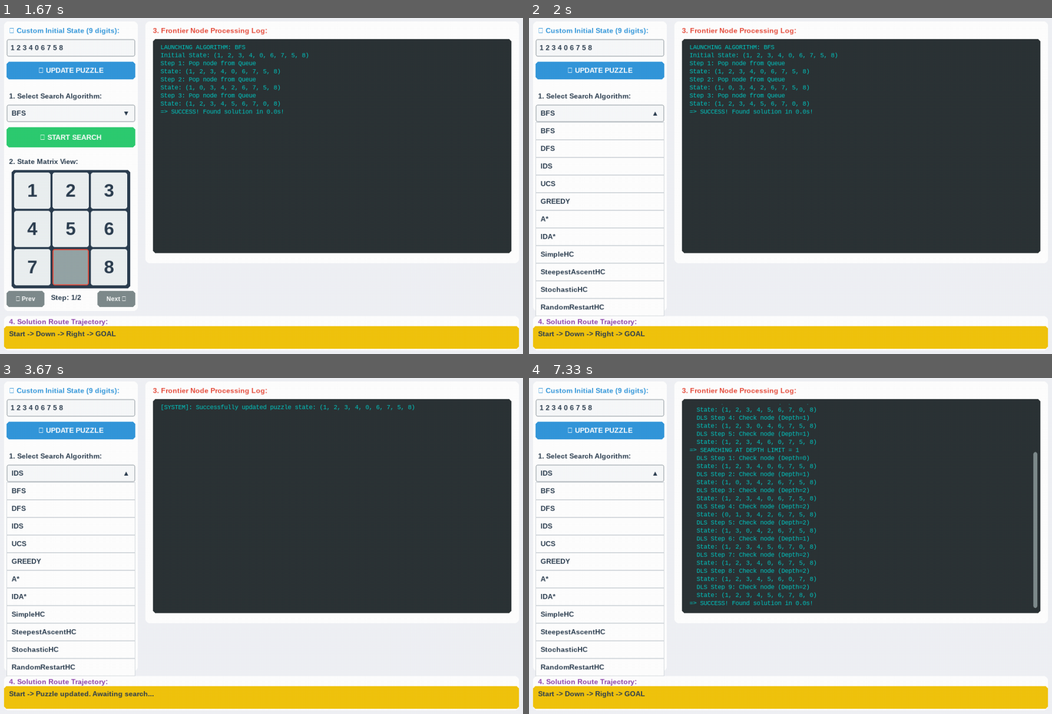
Above: before the commit, frames 1-4 (two rows, left to right).
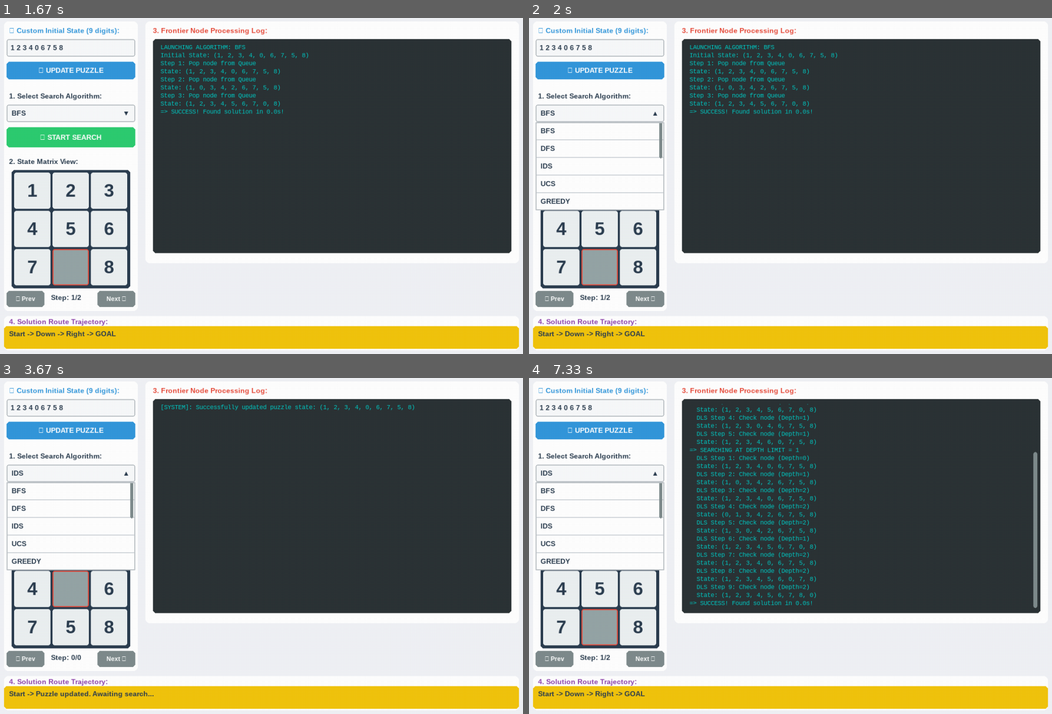
Above: after the commit, the same moments.

Repository: tenzitee029/8-Puzzles-Game
Game: pygame game, started from main.py
The game is run twice, just before and just after one commit, with the same random seed, the same clock (stepped at 60 frames per second) and the same inputs.
Inputs (mouse positions are in pixels of both pictures, inside the frame that each line leads up to):
- Up to frame 1 (1.67 s): press the mouse at (73, 138) at 0.37 s; move the mouse to (172, 212) at 0.47 s; release the mouse at (277, 286) at 0.6 s; press the mouse at (73, 71) at 0.7 s; move the mouse to (183, 162) at 0.8 s; release the mouse at (303, 256) at 0.93 s; press the mouse at (73, 138) at 1.03 s; move the mouse to (109, 132) at 1.13 s; release the mouse at (151, 128) at 1.27 s; press the mouse at (115, 300) at 1.37 s; move the mouse to (183, 303) at 1.47 s; release the mouse at (251, 310) at 1.6 s
- Up to frame 2 (2 s): click "BFS" at 1.72 s
- Up to frame 3 (3.67 s): press the mouse at (73, 525) at 2.03 s; move the mouse to (183, 599) at 2.13 s; release the mouse at (298, 673) at 2.27 s; click "⚡ START SEARCH" at 2.38 s; press the mouse at (507, 529) at 2.7 s; move the mouse to (407, 512) at 2.8 s; release the mouse at (313, 495) at 2.93 s; press the mouse at (73, 431) at 3.03 s; move the mouse to (88, 488) at 3.13 s; release the mouse at (104, 549) at 3.27 s; press the mouse at (73, 472) at 3.37 s; move the mouse to (120, 562) at 3.47 s; release the mouse at (172, 653) at 3.6 s
- Up to frame 4 (7.33 s): press the mouse at (1036, 495) at 3.7 s; move the mouse to (942, 546) at 3.8 s; release the mouse at (853, 593) at 3.93 s; press the mouse at (602, 408) at 4.03 s; move the mouse to (623, 421) at 4.13 s; release the mouse at (644, 435) at 4.27 s; press the mouse at (602, 498) at 4.37 s; move the mouse to (785, 458) at 4.47 s; release the mouse at (968, 421) at 4.6 s; click (591, 431) at 4.72 s; press the mouse at (602, 472) at 5.03 s; move the mouse to (774, 492) at 5.13 s; release the mouse at (947, 509) at 5.27 s; press the mouse at (549, 703) at 5.37 s; move the mouse to (607, 586) at 5.47 s; release the mouse at (670, 468) at 5.6 s; press the mouse at (602, 408) at 5.7 s; move the mouse to (617, 472) at 5.8 s; release the mouse at (633, 535) at 5.93 s; press the mouse at (602, 431) at 6.03 s; move the mouse to (664, 505) at 6.13 s; release the mouse at (732, 582) at 6.27 s; press the mouse at (602, 498) at 6.37 s; move the mouse to (617, 525) at 6.47 s; release the mouse at (633, 552) at 6.6 s; press the mouse at (644, 660) at 6.7 s; move the mouse to (774, 606) at 6.8 s; release the mouse at (900, 556) at 6.93 s; press the mouse at (602, 472) at 7.03 s; move the mouse to (633, 559) at 7.13 s; release the mouse at (670, 646) at 7.27 s

Frame 1 is identical in both runs. In frame 2, 3.4% of the frame differs, in the area x 1-26%, y 30-89%; in frame 3, 3.4%; in frame 4, 3.4%.

Commit message:
Sửa lại giao diện chọn thuật toán
Thêm thanh cuộn và giới hạn số thuật toán hiển thị trên box

Diff:
--- a/ui/components.py
+++ b/ui/components.py
@@ -57,7 +57,23 @@
         self.is_open = False
         self.hovered_index = -1
 
-    def draw(self, screen):
+        # Cấu hình giới hạn cuộn hiển thị tối đa 5 mục
+        self.max_visible_items = 5
+        self.item_height = height
+        self.dropdown_max_height = self.max_visible_items * self.item_height
+
+        self.scroll_y = 0
+        self.max_scroll_y = max(0, (len(self.options) - self.max_visible_items) * self.item_height)
+
+        # Cấu hình thanh trượt bên trong danh sách xổ xuống
+        self.scrollbar_width = 6
+        self.is_dragging = False
+        self.drag_start_y = 0
+        self.scroll_start_y = 0
+        self.scrollbar_rect = pygame.Rect(0, 0, 0, 0)
+
+    def draw(self, screen):
+        # 1. Vẽ hộp hiển thị lựa chọn hiện tại đang đóng/mở
         pygame.draw.rect(screen, (248, 249, 250), self.rect, border_radius=4)
         pygame.draw.rect(screen, (189, 195, 199), self.rect, width=2, border_radius=4)
 
@@ -67,35 +83,114 @@
         arrow_surf = self.font.render("▼" if not self.is_open else "▲", True, config.COLOR_TEXT_DARK)
         screen.blit(arrow_surf, (self.rect.right - 25, self.rect.y + (self.rect.height - arrow_surf.get_height())//2))
 
+        # 2. Nếu đang mở, tiến hành vẽ danh sách con giới hạn chiều cao bằng Sub-surface
         if self.is_open:
+            actual_items_height = len(self.options) * self.item_height
+            view_height = min(actual_items_height, self.dropdown_max_height)
+
+            # Định vị khu vực dropdown bao quanh
+            dropdown_rect = pygame.Rect(self.rect.x, self.rect.bottom, self.rect.width, view_height)
+
+            # Khởi tạo mặt nạ phụ cắt vùng tràn (Clip Surface)
+            clip_surface = pygame.Surface((self.rect.width, view_height), pygame.SRCALPHA)
+            pygame.draw.rect(clip_surface, config.COLOR_CARD, (0, 0, self.rect.width, view_height))
+
+            # Tính toán vị trí chuột tương đối để xử lý Hover khi có dịch chuyển cuộn trục Y
+            mouse_pos = pygame.mouse.get_pos()
+            relative_mouse_y = mouse_pos[1] - self.rect.bottom + self.scroll_y
+
+            self.hovered_index = -1
+            if dropdown_rect.collidepoint(mouse_pos) and not self.is_dragging:
+                self.hovered_index = int(relative_mouse_y // self.item_height)
+                if self.hovered_index >= len(self.options) or self.hovered_index < 0:
+                    self.hovered_index = -1
+
+            # Vẽ danh sách các mục thuật toán lên Surface con
             for i, option in enumerate(self.options):
-                item_rect = pygame.Rect(self.rect.x, self.rect.bottom + i * self.rect.height, self.rect.width, self.rect.height)
-                bg_color = (220, 225, 230) if i == self.hovered_index else config.COLOR_CARD
-                pygame.draw.rect(screen, bg_color, item_rect)
-                pygame.draw.rect(screen, (210, 215, 220), item_rect, width=1)
-
+                item_y_pos = i * self.item_height - self.scroll_y
+                item_rect = pygame.Rect(0, item_y_pos, self.rect.width, self.item_height)
+
+                # Đổ màu nền nếu đang di chuột qua mục đó
+                if i == self.hovered_index:
+                    pygame.draw.rect(clip_surface, (220, 225, 230), item_rect)
+
+                pygame.draw.rect(clip_surface, (210, 215, 220), item_rect, width=1)
                 opt_surf = self.font.render(option, True, config.COLOR_TEXT_DARK)
-                screen.blit(opt_surf, (item_rect.x + 10, item_rect.y + (item_rect.height - opt_surf.get_height())//2))
+                clip_surface.blit(opt_surf, (10, item_y_pos + (self.item_height - opt_surf.get_height())//2))
+
+            # 3. Tính toán và vẽ cục kéo trượt (Scrollbar) nếu tổng số lượng vượt quá 5 mục
+            if self.max_scroll_y > 0:
+                ratio = view_height / actual_items_height
+                scrollbar_height = max(int(view_height * ratio), 20)
+
+                scroll_percent = self.scroll_y / self.max_scroll_y
+                available_track = view_height - scrollbar_height
+                scrollbar_y_pos = available_track * scroll_percent
+
+                # Định dạng vùng nhận diện nút kéo trượt thực tế trên màn hình chính
+                self.scrollbar_rect = pygame.Rect(
+                    self.rect.right - self.scrollbar_width - 4,
+                    self.rect.bottom + scrollbar_y_pos,
+                    self.scrollbar_width,
+                    scrollbar_height
+                )
+
+                # Vẽ thanh trượt đè lên trên bề mặt danh sách xổ xuống
+                pygame.draw.rect(clip_surface, (127, 140, 141), (self.rect.width - self.scrollbar_width - 4, scrollbar_y_pos, self.scrollbar_width, scrollbar_height), border_radius=3)
+
+            # Đẩy toàn bộ dropdown lên màn hình
+            screen.blit(clip_surface, (self.rect.x, self.rect.bottom))
+            pygame.draw.rect(screen, (189, 195, 199), dropdown_rect, width=2, border_radius=2)
 
     def handle_event(self, event):
         mouse_pos = pygame.mouse.get_pos()
-        if event.type == pygame.MOUSEMOTION:
-            if self.is_open:
-                self.hovered_index = -1
-                for i in range(len(self.options)):
-                    item_rect = pygame.Rect(self.rect.x, self.rect.bottom + i * self.rect.height, self.rect.width, self.rect.height)
-                    if item_rect.collidepoint(mouse_pos):
-                        self.hovered_index = i
-                        break
-        elif event.type == pygame.MOUSEBUTTONDOWN and event.button == 1:
+        actual_items_height = len(self.options) * self.item_height
+        view_height = min(actual_items_height, self.dropdown_max_height)
+        dropdown_rect = pygame.Rect(self.rect.x, self.rect.bottom, self.rect.width, view_height)
+
+        # Bắt sự kiện kéo chuột trên thanh cuộn của ComboBox
+        if self.is_open and self.max_scroll_y > 0:
+            if event.type == pygame.MOUSEBUTTONDOWN and event.button == 1:
+                if self.scrollbar_rect.collidepoint(mouse_pos):
+                    self.is_dragging = True
+                    self.drag_start_y = mouse_pos[1]
+                    self.scroll_start_y = self.scroll_y
+                    return True
+
+            elif event.type == pygame.MOUSEBUTTONUP and event.button == 1:
+                if self.is_dragging:
+                    self.is_dragging = False
+                    return True
+
+            elif event.type == pygame.MOUSEMOTION and self.is_dragging:
+                delta_y = mouse_pos[1] - self.drag_start_y
+                scrollbar_height = self.scrollbar_rect.height
+                available_track = view_height - scrollbar_height
+                if available_track > 0:
+                    scroll_delta = (delta_y / available_track) * self.max_scroll_y
+                    self.scroll_y = max(0, min(self.scroll_start_y + scroll_delta, self.max_scroll_y))
+                return True
+
+            # Hỗ trợ dùng con lăn chuột ngay trên danh sách xổ xuống
+            elif event.type == pygame.MOUSEWHEEL and dropdown_rect.collidepoint(mouse_pos):
+                self.scroll_y = max(0, min(self.scroll_y - event.y * self.item_height, self.max_scroll_y))
+                return True
+
+        # Bắt sự kiện Click chọn mục mở rộng hoặc đóng danh sách
+        if event.type == pygame.MOUSEBUTTONDOWN and event.button == 1:
+            if self.is_dragging:
+                return False
+
             if self.rect.collidepoint(mouse_pos):
                 self.is_open = not self.is_open
                 return True
             elif self.is_open:
-                for i in range(len(self.options)):
-                    item_rect = pygame.Rect(self.rect.x, self.rect.bottom + i * self.rect.height, self.rect.width, self.rect.height)
-                    if item_rect.collidepoint(mouse_pos):
-                        self.selected_index = i
+                if dropdown_rect.collidepoint(mouse_pos):
+                    # Tính toán chính xác vị trí mục được click sau khi cuộn
+                    relative_mouse_y = mouse_pos[1] - self.rect.bottom + self.scroll_y
+                    clicked_idx = int(relative_mouse_y // self.item_height)
+                    if 0 <= clicked_idx < len(self.options):
+                        self.selected_index = clicked_idx
                         self.is_open = False
                         return True
                 self.is_open = False
